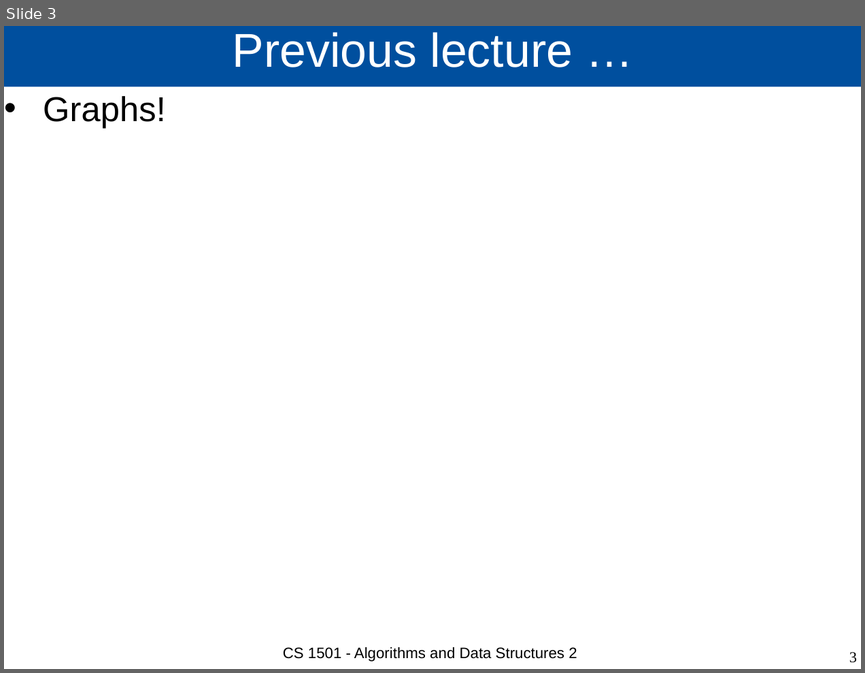
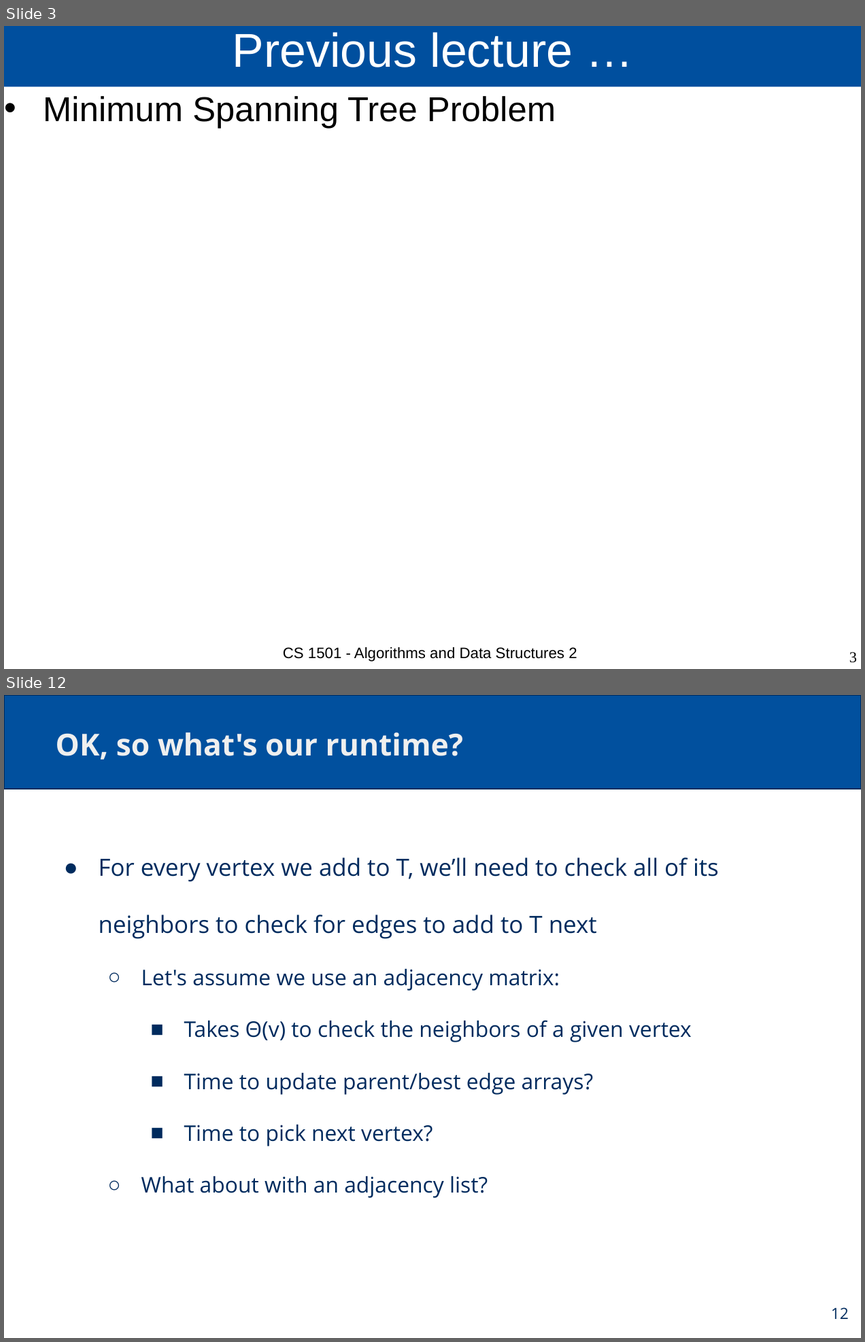
Before and after one commit to cs1501-2224/handouts, a slide deck: DraftSlides/Lecture16.pptx. Shown one above the other, each under a label of ours: slide 3 before the commit, slides 3 and 12 after it; the slides between them are not shown. The pictures are 865x673 and 865x1342 pixels, drawn with LibreOffice and Linux fonts; fonts in the diff are those of the drawing. Boxes give left, top, right and bottom in pixels: in the first picture for what was removed or moved away, otherwise in the second. Text is boxed around its words. In the diff, an @@ line names an element or a change of style, - is before the commit and + after.

```diff
--- a/DraftSlides/Lecture16.pptx
+++ b/DraftSlides/Lecture16.pptx
@@ slide 12 added at box(4, 695, 861, 1338), background #FFFFFF @@
@@ rectangle added at box(4, 695, 861, 789), fill #01509E, outline #002B5E 1.5 pt @@
@@ title added at box(56, 732, 463, 760), 28 pt, text #EFEFEF, bold @@
+OK, so what's our runtime?
@@ text added at box(99, 858, 719, 1198), 20 pt, text #002B5E @@
+● For every vertex we add to T, we’ll need to check all of its neighbors to check for edges to add to T next
+  ○ Let's assume we use an adjacency matrix:
+    ■ Takes Θ(v) to check the neighbors of a given vertex
+    ■ Time to update parent/best edge arrays?
+    ■ Time to pick next vertex?
+  ○ What about with an adjacency list?
@@ page number added at box(831, 1308, 849, 1319), 14.3 pt, text #002B5E @@
+12
@@ slide 3 changed as well @@
@@ text at box(43, 96, 555, 128): text changed @@
-• Graphs!
+• Minimum Spanning Tree Problem
```
Also in this commit, not shown: 5 other slides changed, 11 other slides added, 1 other file.
